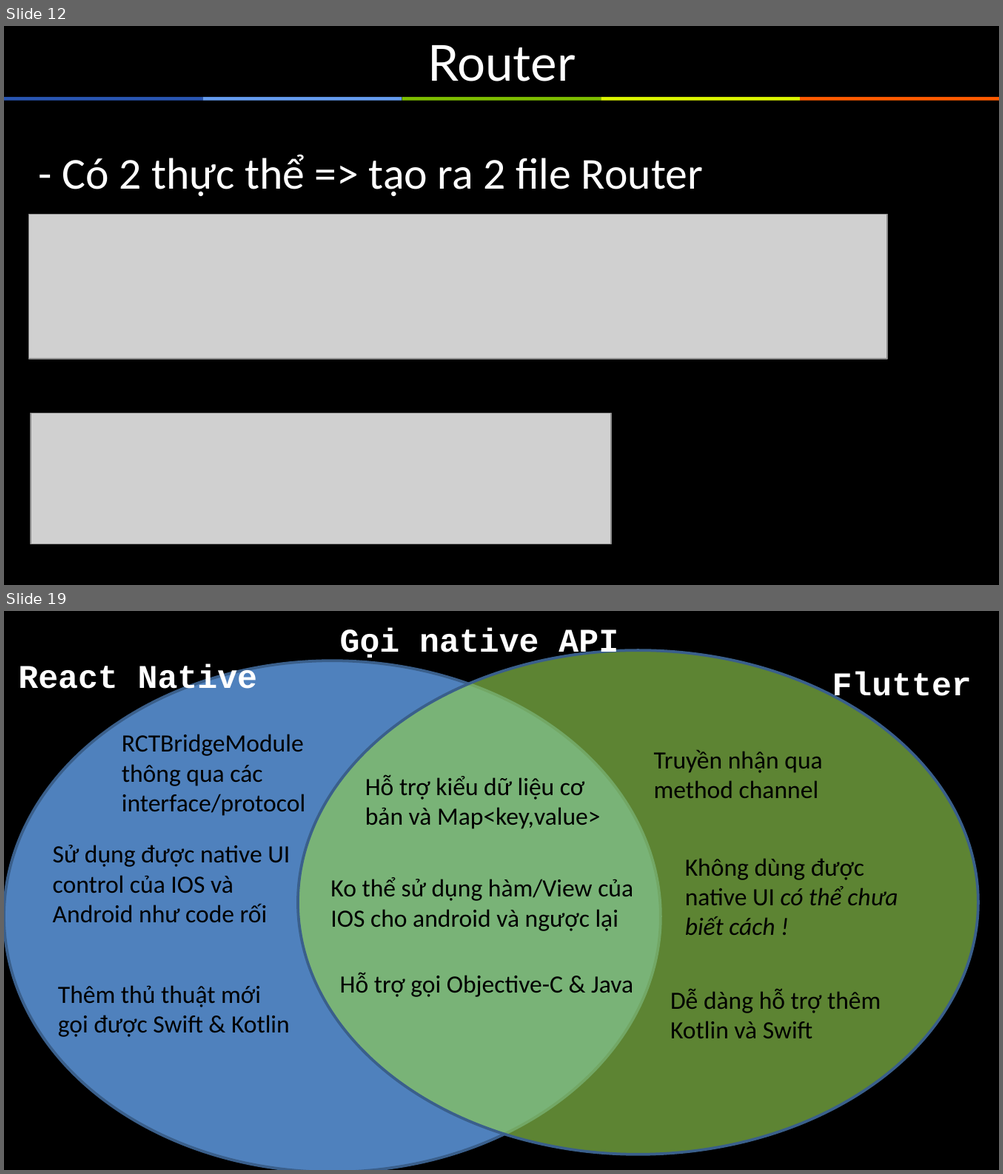
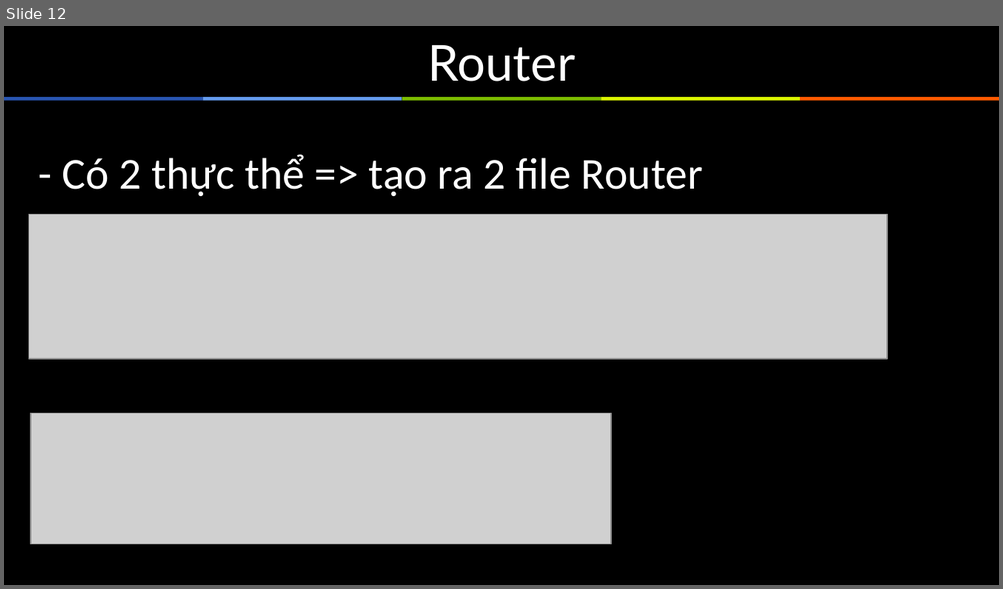
Before and after one commit to sunlight3d/ThucTapNodejsTechmaster, a slide deck: Documents/ThuctapNodejs4.pptx. Shown one above the other, each under a label of ours: slides 12 and 19 before the commit, slide 12 after it; the slides between them are not shown. The pictures are 1003x1174 and 1003x589 pixels, drawn with LibreOffice and Linux fonts; fonts in the diff are those of the drawing; grey boxes stand for pictures. Boxes give left, top, right and bottom in pixels: in the first picture for what was removed or moved away, otherwise in the second. Text is boxed around its words. In the diff, an @@ line names an element or a change of style, - is before the commit and + after.

```diff
--- a/Documents/ThuctapNodejs4.pptx
+++ b/Documents/ThuctapNodejs4.pptx
@@ slide 19 removed at box(4, 611, 999, 1170), background #000000 @@
@@ text removed at box(340, 628, 618, 661) @@
-Gọi native API
@@ ellipse removed at box(297, 651, 978, 1155) @@
@@ ellipse removed at box(4, 661, 660, 1170) @@
@@ text removed at box(18, 664, 257, 698) @@
-React Native
@@ text removed at box(832, 672, 971, 705) @@
-Flutter
@@ text removed at box(122, 734, 305, 816) @@
-RCTBridgeModule thông qua các interface/protocol
@@ text removed at box(654, 750, 822, 798) @@
-Truyền nhận qua
-method channel
@@ text removed at box(365, 775, 600, 829) @@
-Hỗ trợ kiểu dữ liệu cơ
-bản và Map<key,value>
@@ text removed at box(53, 845, 290, 923) @@
-Sử dụng được native UI
-control của IOS và Android như code rối
@@ text removed at box(685, 858, 897, 935) @@
-Không dùng được native UI có thể chưa biết cách !
@@ text removed at box(330, 877, 633, 931) @@
-Ko thể sử dụng hàm/View của IOS cho android và ngược lại
@@ text removed at box(58, 985, 290, 1037) @@
-Thêm thủ thuật mới
-gọi được Swift & Kotlin
@@ text removed at box(340, 972, 633, 997) @@
-Hỗ trợ gọi Objective-C & Java
@@ text removed at box(670, 988, 880, 1039) @@
-Dễ dàng hỗ trợ thêm Kotlin và Swift
```
Also in this commit, not shown: 1 slide changed, 6 slides added, 6 other slides removed, 15 other files.
